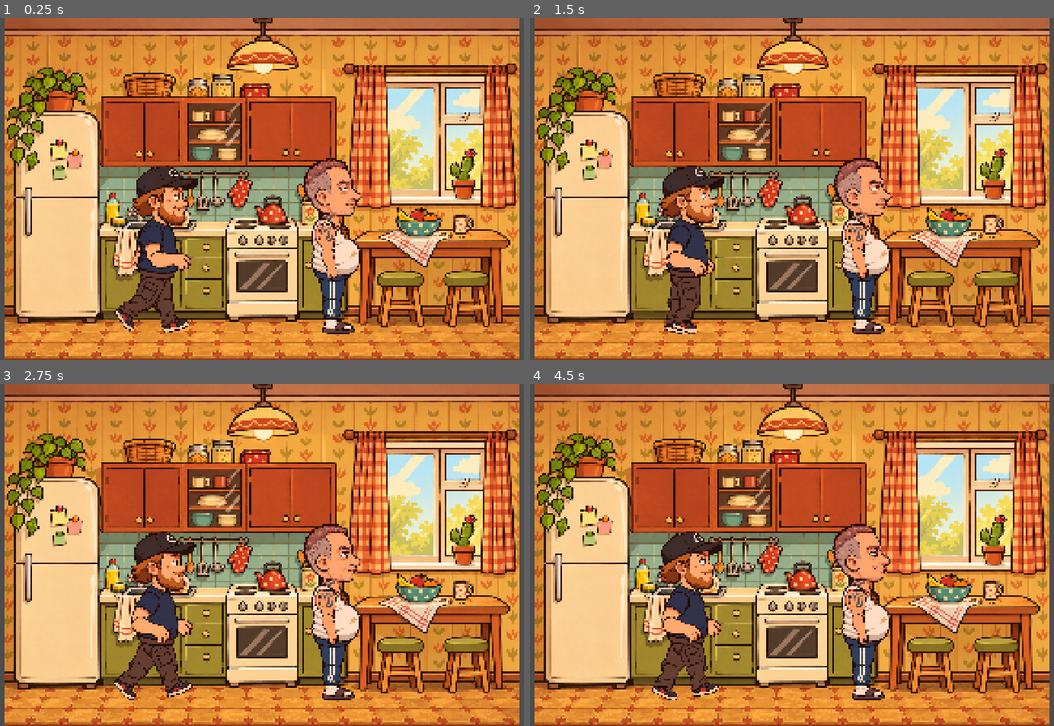
Above: before the commit, frames 1-4 (two rows, left to right).
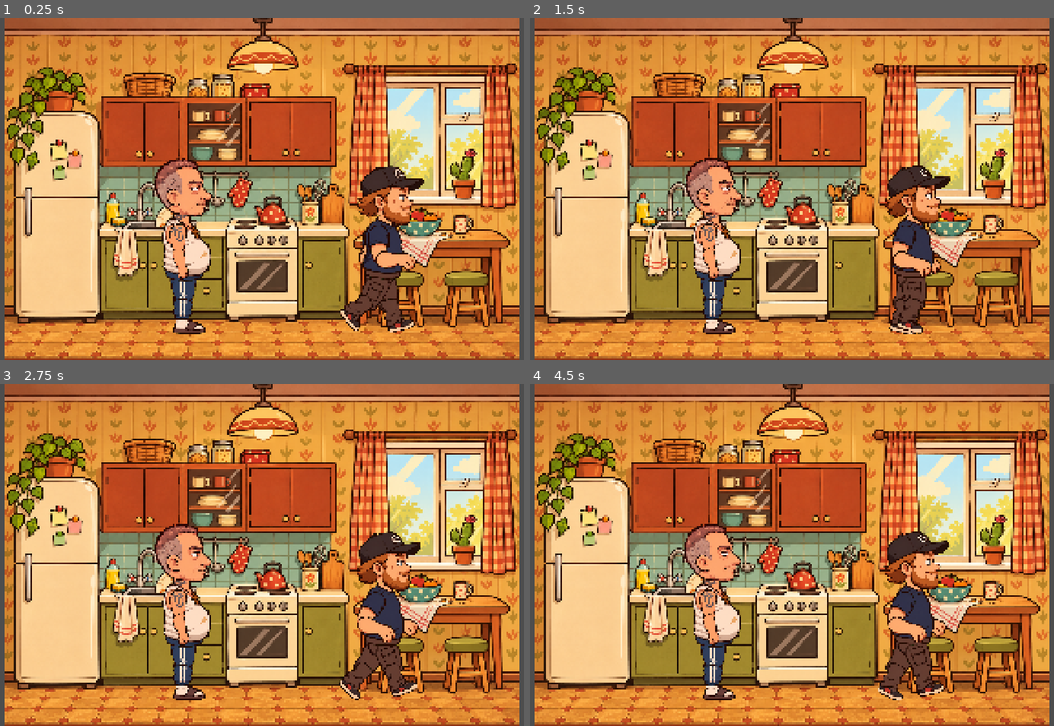
Above: after the commit, the same moments.

Repository: pulsestepdev-cpu/sosed_web
Game: Godot game, scene res://scenes/dev/room_preview.tscn
Two runs of this game, one before a commit and one after it. Both use one fixed random seed, a clock stepped at 60 frames per second and the inputs below. This scene is started directly instead of the project's main scene.
Inputs:
- Up to frame 1 (0.25 s): no input
- Up to frame 2 (1.5 s): tap Enter at 0.5 s
- Up to frame 3 (2.75 s): no input
- Up to frame 4 (4.5 s): no input

The runs differ from the first frame. In frame 1, 13% of the frame differs, in the area x 21-81%, y 40-93%; in frame 2, 13%; in frame 3, 13%; in frame 4, 13%, in the area x 23-80%, y 40-93%.

Commit message:
Зал: фон комнаты, превью комнат принимает --room
Co-Authored-By: Claude Opus 5.5 <noreply@anthropic.com>

Diff:
--- a/scripts/debug/room_preview.gd
+++ b/scripts/debug/room_preview.gd
@@ -1,10 +1,14 @@
 extends Node2D
 ## Персонажи в комнате: проверка масштаба и того, как они сочетаются с фоном.
 
-const ROOM := "res://assets/rooms/room_kitchen.png"
+## Комната задаётся аргументом --room=living (по умолчанию kitchen)
+var ROOM := "res://assets/rooms/room_kitchen.png"
 const CHAR_SCALE := 0.72
 
 func _ready() -> void:
+	for a in OS.get_cmdline_user_args():
+		if a.begins_with("--room="):
+			ROOM = "res://assets/rooms/room_%s.png" % a.substr(7)
 	var tex: Texture2D = load(ROOM)
 	var k := 1080.0 / tex.get_size().y
 	var room := Sprite2D.new()
@@ -20,12 +24,12 @@
 	hero.anim = "walk"
 	hero.walk_speed = 0.7
 	hero.scale = Vector2.ONE * CHAR_SCALE
-	hero.position = Vector2(room.position.x + 470, floor_y)
+	hero.position = Vector2(room.position.x + 1180, floor_y)
 	add_child(hero)
 
 	var nb := CutoutRig.new()
 	nb.character = "neighbor"
 	nb.face = "normal"
 	nb.scale = Vector2.ONE * CHAR_SCALE
-	nb.position = Vector2(room.position.x + 1030, floor_y)
+	nb.position = Vector2(room.position.x + 560, floor_y)
 	add_child(nb)
Binary file added: assets/rooms/room_living.png
Not shown, added: assets/rooms/room_living.png.import
Not shown, changed: docs/PROMPTS.md
